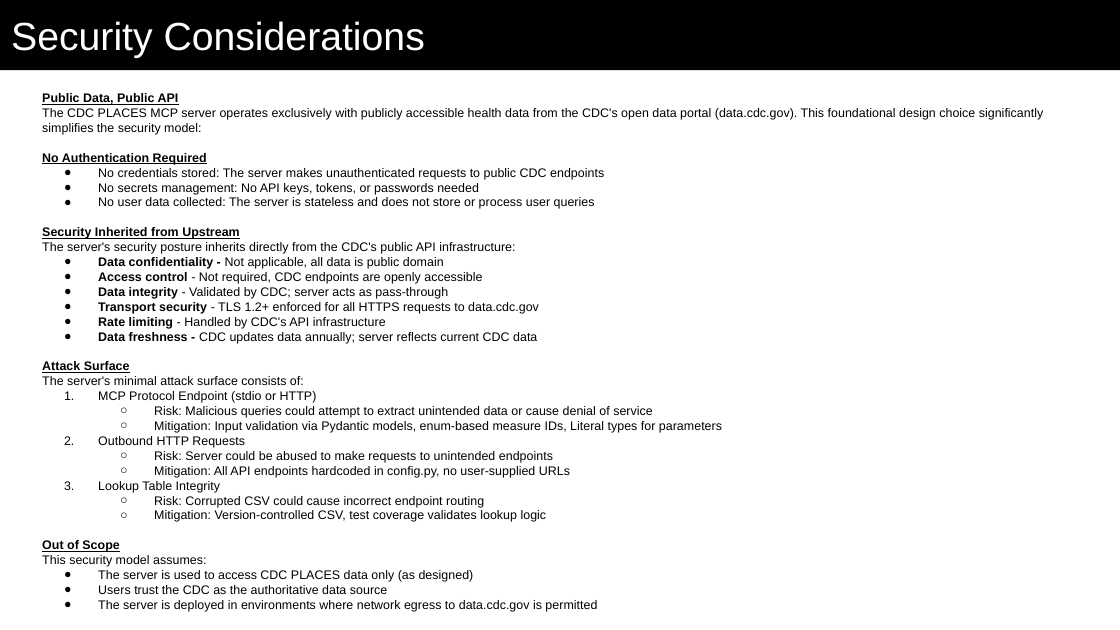
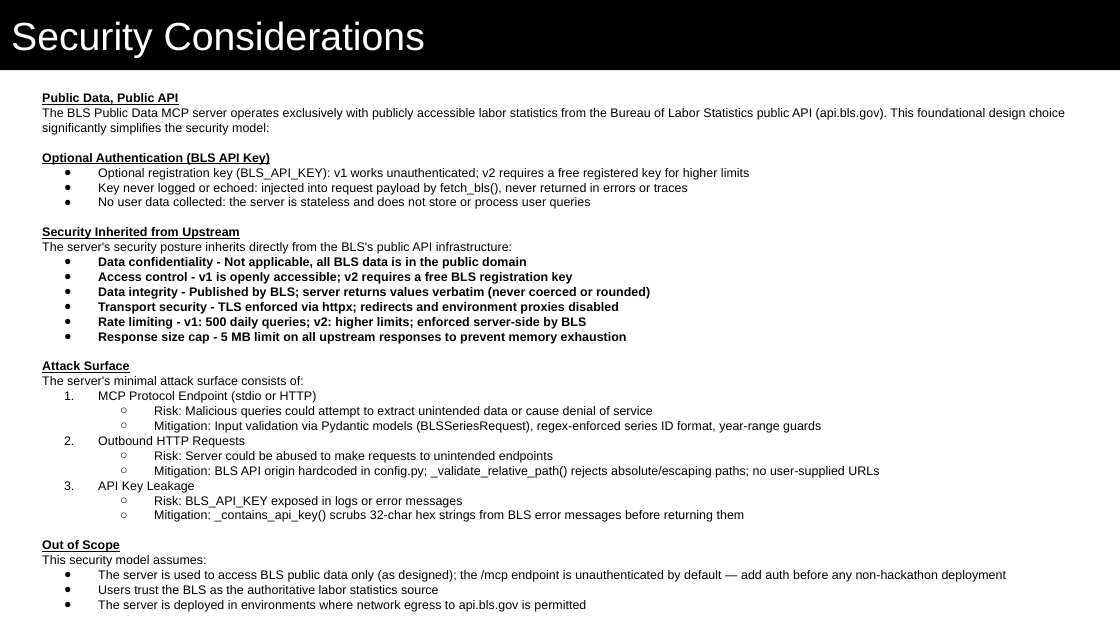
Before and after one commit to gsa-mcp-hackathon/BLS_DS_MCP_SERVER, a slide deck: slide 11 of submission_documentation/mcp_hackathon_bls_public_data.pptx. Drawn at 1120x630 pixels with LibreOffice and Linux fonts; fonts in the diff are those of the drawing. Boxes give left, top, right and bottom in pixels: in the first picture for what was removed or moved away, otherwise in the second. Text is boxed around its words. In the diff, an @@ line names an element or a change of style, - is before the commit and + after.

```diff
--- a/submission_documentation/mcp_hackathon_bls_public_data.pptx
+++ b/submission_documentation/mcp_hackathon_bls_public_data.pptx
@@ text at [42, 108, 1065, 209]: text changed @@
-The CDC PLACES MCP server operates exclusively with publicly accessible health data from the CDC's open data portal (data.cdc.gov). This foundational design choice significantly simplifies the security model:
-No Authentication Required
-● No credentials stored: The server makes unauthenticated requests to public CDC endpoints
-● No secrets management: No API keys, tokens, or passwords needed
-● No user data collected: The server is stateless and does not store or process user queries
+The BLS Public Data MCP server operates exclusively with publicly accessible labor statistics from the Bureau of Labor Statistics public API (api.bls.gov). This foundational design choice significantly simplifies the security model:
+Optional Authentication (BLS API Key)
+● Optional registration key (BLS_API_KEY): v1 works unauthenticated; v2 requires a free registered key for higher limits
+● Key never logged or echoed: injected into request payload by fetch_bls(), never returned in errors or traces
+● No user data collected: the server is stateless and does not store or process user queries
@@ text at [42, 242, 650, 344]: text changed; bold on @@
-The server's security posture inherits directly from the CDC's public API infrastructure:
-● Data confidentiality - Not applicable, all data is public domain
-● Access control - Not required, CDC endpoints are openly accessible
-● Data integrity - Validated by CDC; server acts as pass-through
-● Transport security - TLS 1.2+ enforced for all HTTPS requests to data.cdc.gov
-● Rate limiting - Handled by CDC's API infrastructure
-● Data freshness - CDC updates data annually; server reflects current CDC data
+The server's security posture inherits directly from the BLS's public API infrastructure:
+● Data confidentiality - Not applicable, all BLS data is in the public domain
+● Access control - v1 is openly accessible; v2 requires a free BLS registration key
+● Data integrity - Published by BLS; server returns values verbatim (never coerced or rounded)
+● Transport security - TLS enforced via httpx; redirects and environment proxies disabled
+● Rate limiting - v1: 500 daily queries; v2: higher limits; enforced server-side by BLS
+● Response size cap - 5 MB limit on all upstream responses to prevent memory exhaustion
@@ text at [154, 421, 821, 433]: text changed @@
-  ○ Mitigation: Input validation via Pydantic models, enum-based measure IDs, Literal types for parameters
+  ○ Mitigation: Input validation via Pydantic models (BLSSeriesRequest), regex-enforced series ID format, year-range guards
@@ text at [98, 466, 879, 522]: text changed @@
-  ○ Mitigation: All API endpoints hardcoded in config.py, no user-supplied URLs
-3. Lookup Table Integrity
-  ○ Risk: Corrupted CSV could cause incorrect endpoint routing
-  ○ Mitigation: Version-controlled CSV, test coverage validates lookup logic
+  ○ Mitigation: BLS API origin hardcoded in config.py; _validate_relative_path() rejects absolute/escaping paths; no user-supplied URLs
+3. API Key Leakage
+  ○ Risk: BLS_API_KEY exposed in logs or error messages
+  ○ Mitigation: _contains_api_key() scrubs 32-char hex strings from BLS error messages before returning them
@@ text at [98, 570, 1007, 612]: text changed @@
-● The server is used to access CDC PLACES data only (as designed)
-● Users trust the CDC as the authoritative data source
-● The server is deployed in environments where network egress to data.cdc.gov is permitted
+● The server is used to access BLS public data only (as designed); the /mcp endpoint is unauthenticated by default — add auth before any non-hackathon deployment
+● Users trust the BLS as the authoritative labor statistics source
+● The server is deployed in environments where network egress to api.bls.gov is permitted
```
Also in this commit, not shown: 9 other slides changed.
